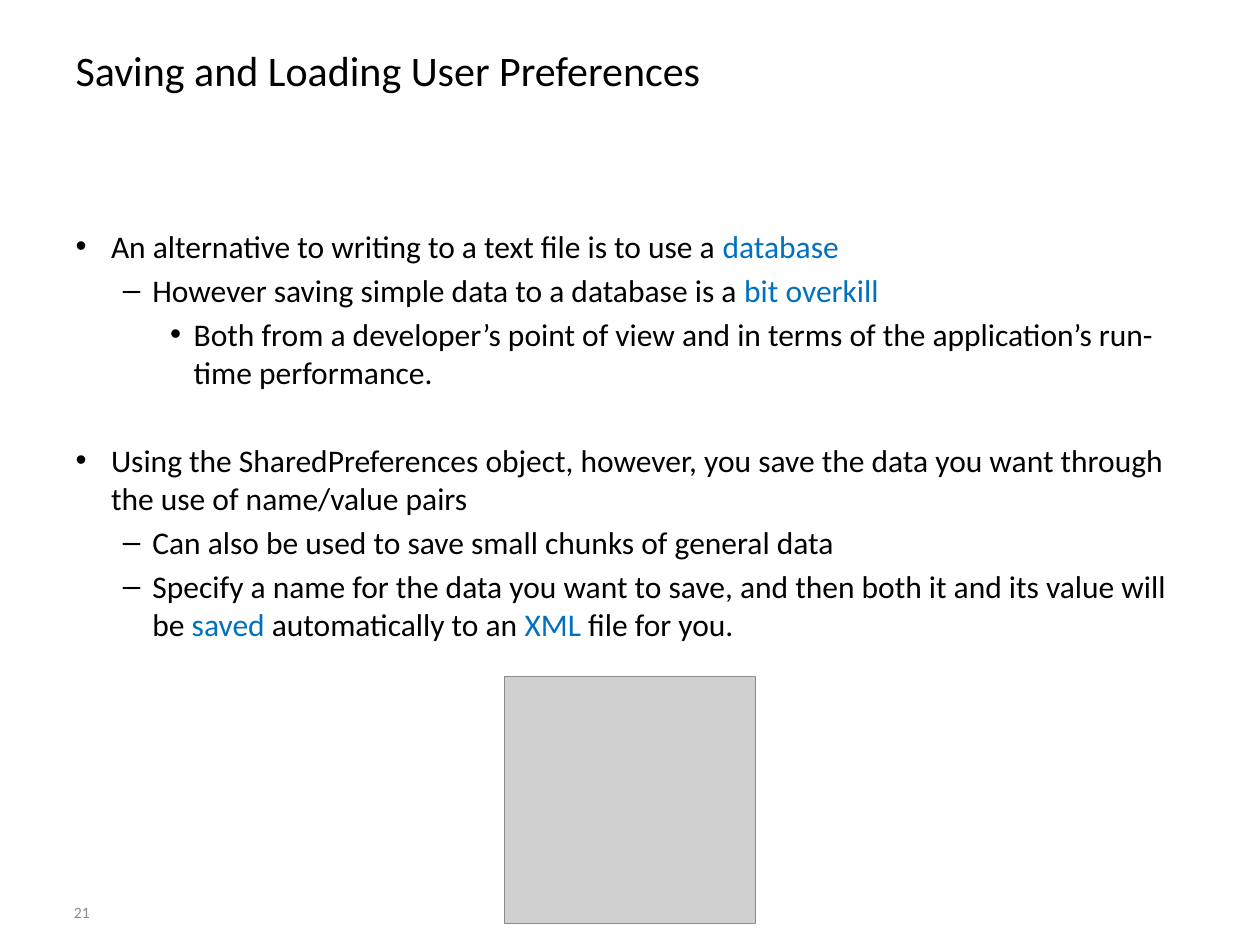
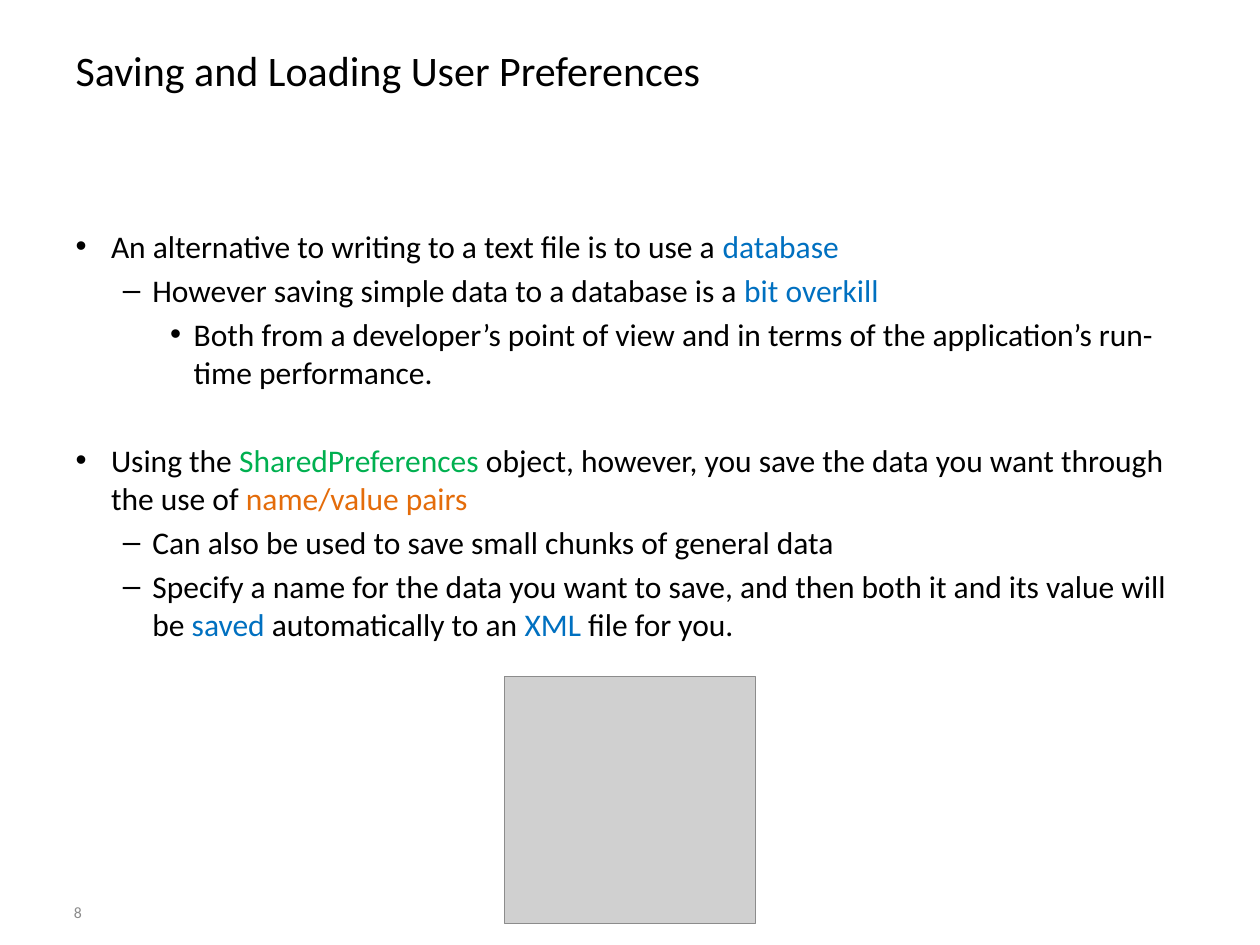
Before and after one commit to BioBoost/android_development_course, a slide deck: slide 8 of slides/chapter6_data_persistence.pptx (slide 21 before the commit). Drawn at 1260x945 pixels with LibreOffice and Linux fonts; fonts in the diff are those of the drawing; grey boxes stand for pictures; background and template pictures are left out. Boxes give left, top, right and bottom in pixels: in the first picture for what was removed or moved away, otherwise in the second. Text is boxed around its words. In the diff, an @@ line names an element or a change of style, - is before the commit and + after.

Commit message:
Add slides on preferences

```diff
--- a/slides/chapter6_data_persistence.pptx
+++ b/slides/chapter6_data_persistence.pptx
@@ text at [111,450,1163,515]: text colour #000000 to #00B050 in "SharedPreferences"; text colour #000000 to #E46C0A in "name/value pairs" @@
@@ page number at [74,907,82,918]: text changed @@
-21
+8
```
Also in this commit, not shown: 2 other slides changed, 9 slides added, 20 slides removed, 42 other files.
